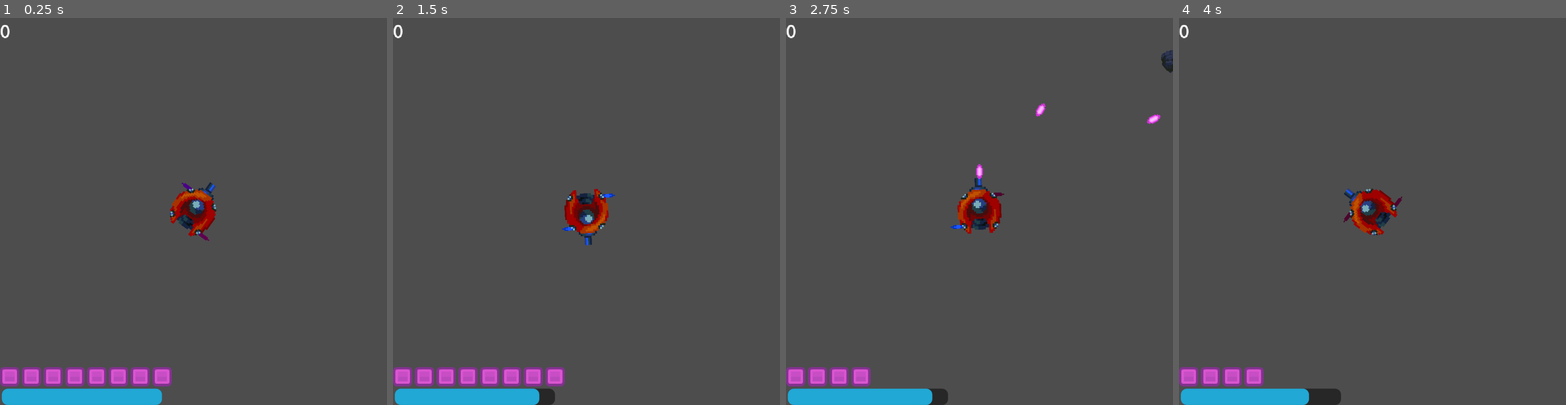
Above: before the commit, frames 1-4 (left to right).
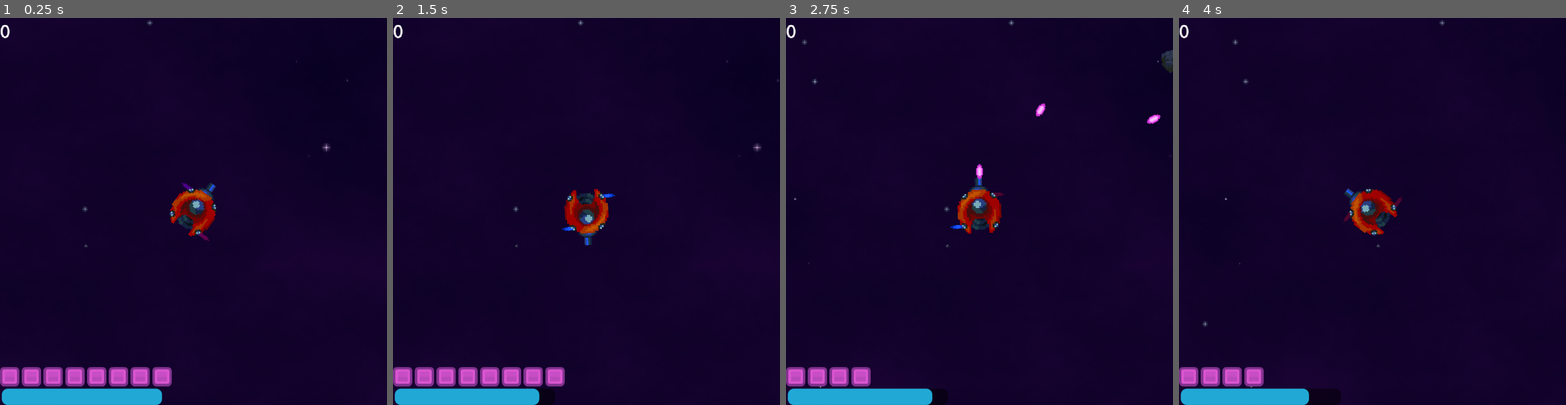
Above: after the commit, the same moments.

Repository: Wife-Haver/JuniperDevJam
Game: Godot game, scene res://Scenes/main.tscn
Same seed, same stepped clock (60 frames per second), same inputs: the game is played once before the commit and once after it.
Inputs:
- Up to frame 1 (0.25 s): no input
- Up to frame 2 (1.5 s): tap L (blah) at 0.6 s; tap Q (flip_spin) at 1.35 s
- Up to frame 3 (2.75 s): hold Space (shoot) from 2.03 s (still down)
- Up to frame 4 (4 s): release Space (shoot) at 2.78 s; tap L (blah) at 2.85 s; hold Q (flip_spin) from 3.53 s (still down)

The runs differ from the first frame. In frame 1, 95% of the frame differs, in the area x 0-100%, y 0-100%; in frame 2, 95%; in frame 3, 96%; in frame 4, 97%.

Commit message:
added BG
-added infinite scrolling parallax background

Diff:
--- a/Scenes/asteroid.tscn
+++ b/Scenes/asteroid.tscn
@@ -1,7 +1,7 @@
 [gd_scene format=3 uid="uid://rp1gatnvo3vh"]
 
 [ext_resource type="Script" uid="uid://cc2ajhvf0uimo" path="res://Scripts/asteroid.gd" id="1_a2bka"]
-[ext_resource type="Texture2D" uid="uid://b028qjwg22dxc" path="res://Assets/BG/Asteroids_Foreground.png" id="2_a2bka"]
+[ext_resource type="Texture2D" uid="uid://b028qjwg22dxc" path="res://Assets/Sprites/Asteroids_Foreground.png" id="2_a2bka"]
 
 [sub_resource type="CircleShape2D" id="CircleShape2D_bi0dy"]
 radius = 26.019224
--- a/Scenes/main.tscn
+++ b/Scenes/main.tscn
@@ -3,6 +3,8 @@
 [ext_resource type="Script" uid="uid://c28yum4c5v4ig" path="res://Scripts/MainGameScene/main.gd" id="1_8gbba"]
 [ext_resource type="Script" uid="uid://c6b3m7mmlplaj" path="res://Scripts/MainGameScene/asteroid_spawner.gd" id="1_bo1nx"]
 [ext_resource type="PackedScene" uid="uid://bgpj1j7vpry5s" path="res://Scenes/player.tscn" id="1_jjgbg"]
+[ext_resource type="Texture2D" uid="uid://bbro6f22ko0ud" path="res://Assets/BG/BG.png" id="2_6bp64"]
+[ext_resource type="Script" uid="uid://rjrpd6iitm7h" path="res://Scripts/UI/parallax_2d.gd" id="2_344ge"]
 [ext_resource type="Script" uid="uid://c8ggaexc1iq50" path="res://Scripts/enemy_ship_spawner.gd" id="3_21xkr"]
 [ext_resource type="PackedScene" uid="uid://bvsy4p2ugn5ha" path="res://Scenes/ui.tscn" id="4_jjvhh"]
 [ext_resource type="PackedScene" uid="uid://cw50bwyh58w3l" path="res://Scenes/enemy_ship.tscn" id="5_kry3j"]
@@ -21,6 +23,14 @@
 
 [node name="Main" type="Node2D" unique_id=2091276514]
 script = ExtResource("1_8gbba")
+
+[node name="Parallax2D" type="Parallax2D" parent="." unique_id=1312247464]
+repeat_size = Vector2(2048, 1536)
+repeat_times = 2
+script = ExtResource("2_344ge")
+
+[node name="Sprite2D" type="Sprite2D" parent="Parallax2D" unique_id=1800333722]
+texture = ExtResource("2_6bp64")
 
 [node name="Scripts" type="Node" parent="." unique_id=1257398003]
 
--- /dev/null
+++ b/Scripts/UI/parallax_2d.gd
@@ -0,0 +1,7 @@
+
+extends Parallax2D
+
+@export var scroll_speed: Vector2 = Vector2(50, 0)  # pixels/sec, direction your bg should drift
+
+func _process(delta: float) -> void:
+	scroll_offset += scroll_speed * delta
Binary file added: Assets/BG/BG.png
Not shown, added: Assets/BG/BG.png.import
Binary file added: Assets/BG/Star_Tiles.png
Not shown, changed: Assets/BG/Star_Tiles.png.import
Renamed: Assets/BG/Asteroids_Foreground.png -> Assets/Sprites/Asteroids_Foreground.png
Not shown, added: Assets/Sprites/Asteroids_Foreground.png.import
Not shown, added: Scripts/UI/parallax_2d.gd.uid
